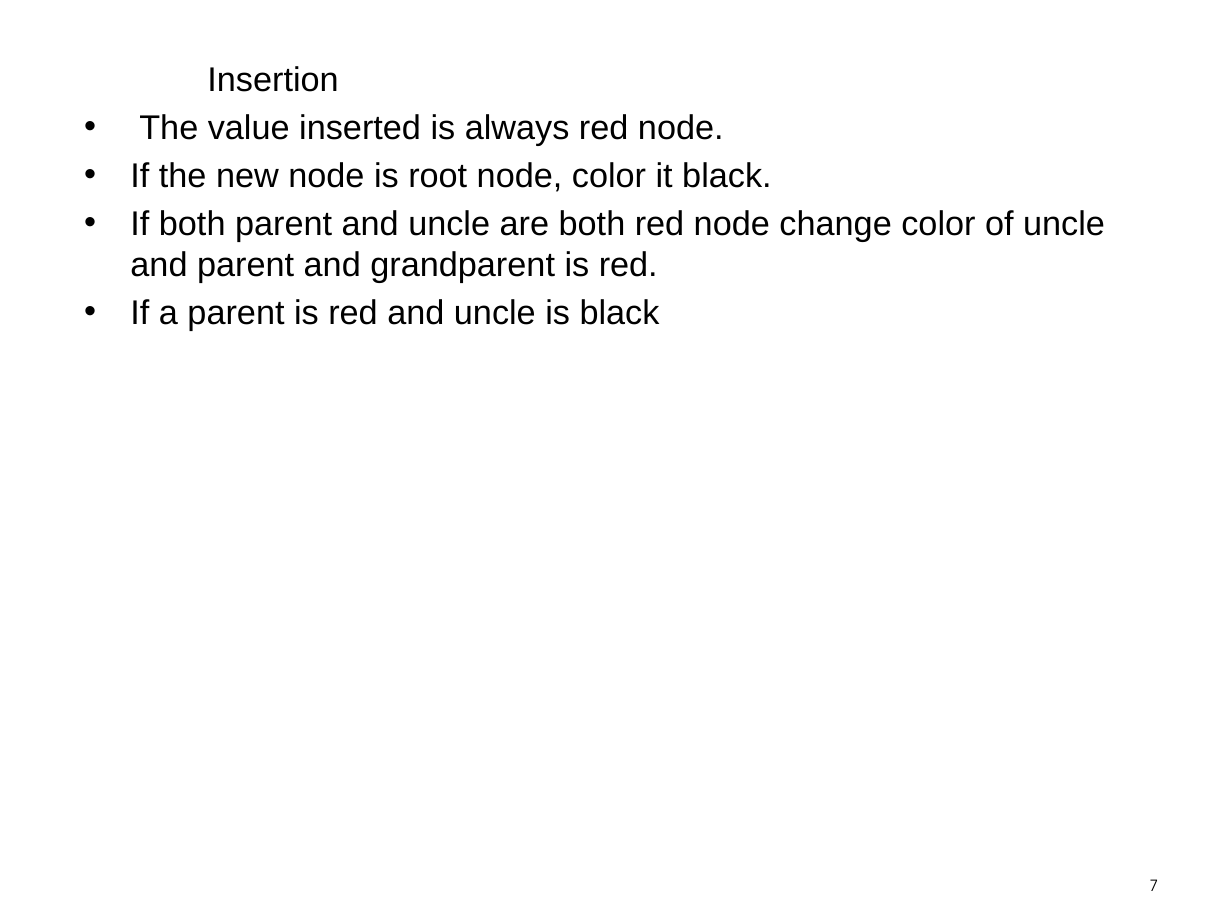
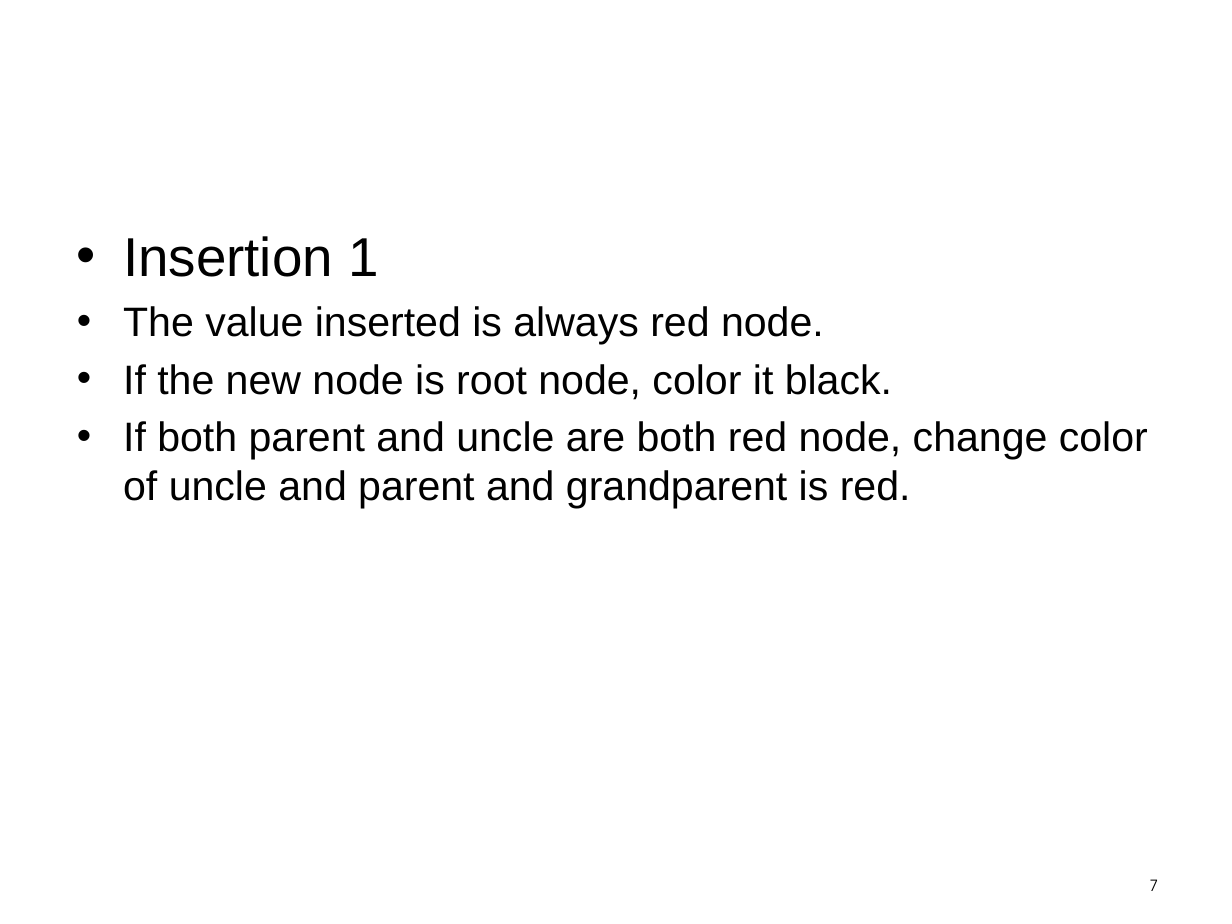
Before and after one commit to praash47/dsa, a slide deck: slide 7 of red_black_tree.pptx. Drawn at 1232x924 pixels with LibreOffice and Linux fonts; fonts in the diff are those of the drawing; background and template pictures are left out. Boxes give left, top, right and bottom in pixels: in the first picture for what was removed or moved away, otherwise in the second. Text is boxed around its words. In the diff, an @@ line names an element or a change of style, - is before the commit and + after.

```diff
--- a/red_black_tree.pptx
+++ b/red_black_tree.pptx
@@ text "Insertion 1": place and size @@
-text "Insertion 1" at [130,66,1105,331]
+text "Insertion 1" at [123,236,1148,509]
@@ text at [123,236,378,277]: text changed; size 20 to 32 pt @@
-Insertion
+• Insertion 1
@@ text at [123,306,892,400]: size 20 to 24 pt in "The value inserted is always red node.", "If the new node is root node, ..." @@
@@ text at [123,421,1148,509]: text changed; size 20 to 24 pt @@
-• If both parent and uncle are both red node change color of uncle and parent and grandparent is red.
-• If a parent is red and uncle is black
+• If both parent and uncle are both red node, change color of uncle and parent and grandparent is red.
```
Also in this commit, not shown: 1 other slide changed, 2 slides added.
